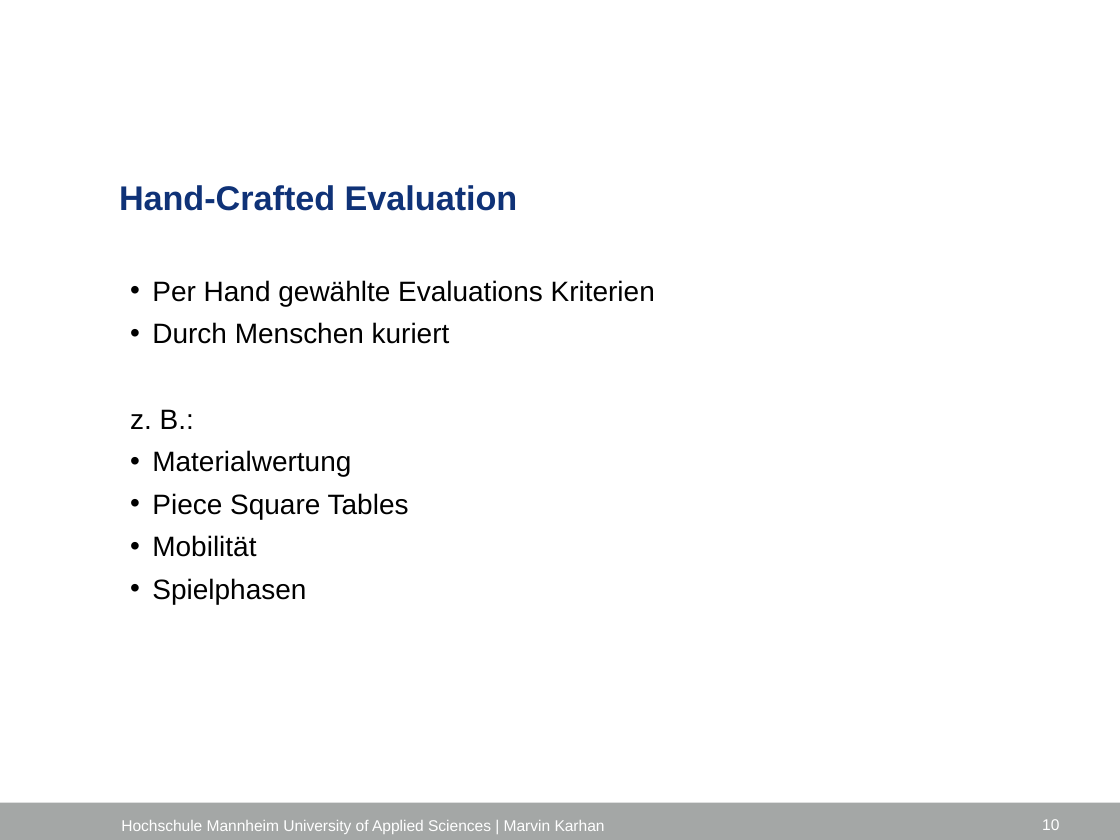
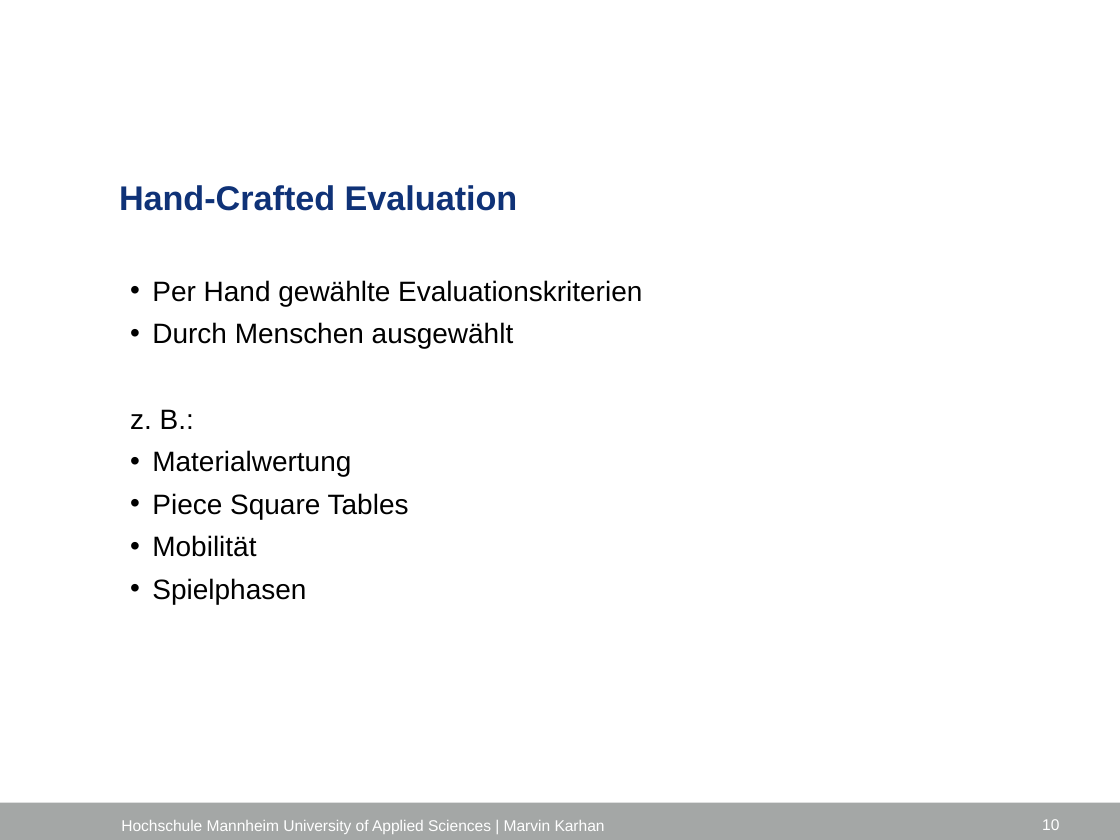
Before and after one commit to marvinkarhan/Bachelorarbeit, a slide deck: slide 10 of latex/Kolloquium/Kolloquium_Marvin_Karhan.pptx. Drawn at 1120x840 pixels with LibreOffice and Linux fonts; fonts in the diff are those of the drawing; background and template pictures are left out. Boxes give left, top, right and bottom in pixels: in the first picture for what was removed or moved away, otherwise in the second. Text is boxed around its words. In the diff, an @@ line names an element or a change of style, - is before the commit and + after.

Commit message:
Fix spelling

```diff
--- a/latex/Kolloquium/Kolloquium_Marvin_Karhan.pptx
+++ b/latex/Kolloquium/Kolloquium_Marvin_Karhan.pptx
@@ text at (152,280,642,349): text changed @@
-  • Per Hand gewählte Evaluations Kriterien
-  • Durch Menschen kuriert
+  • Per Hand gewählte Evaluationskriterien
+  • Durch Menschen ausgewählt
```
Also in this commit, not shown: 18 other slides changed.
